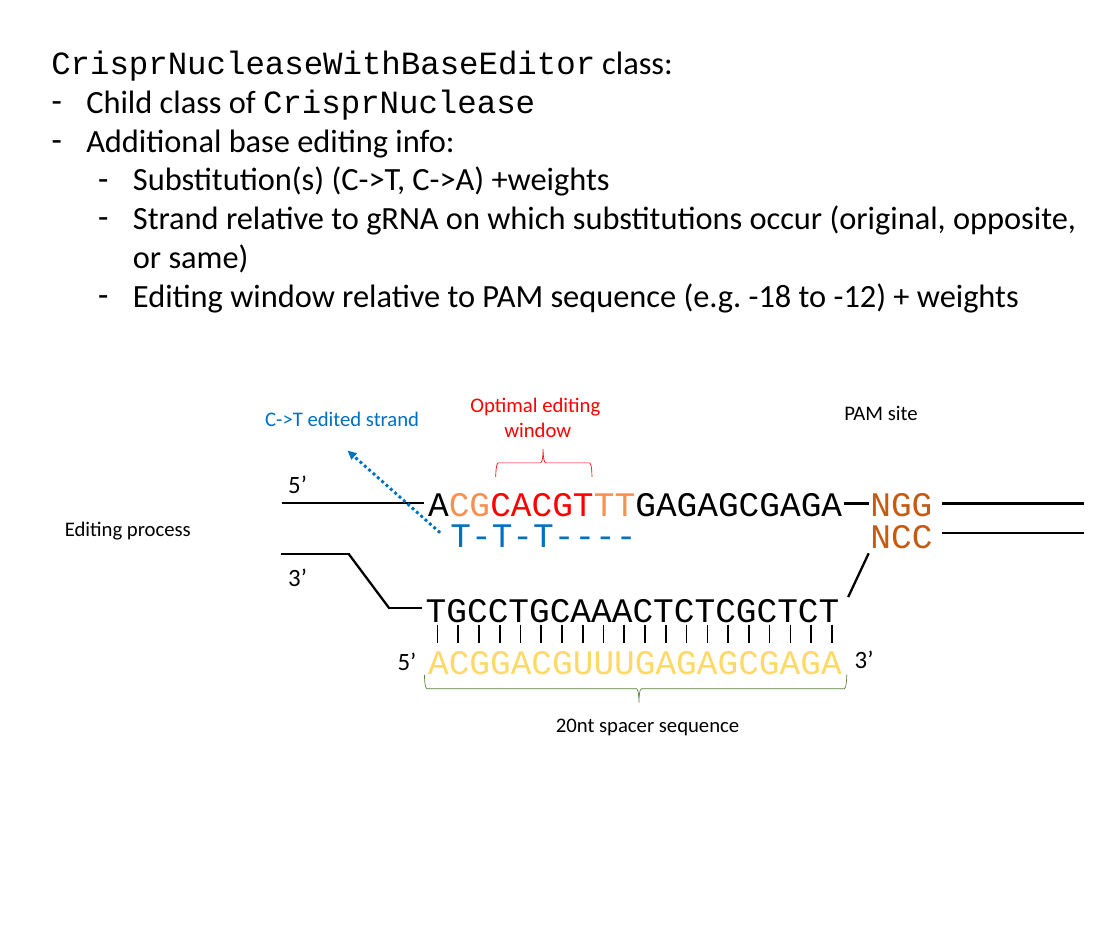
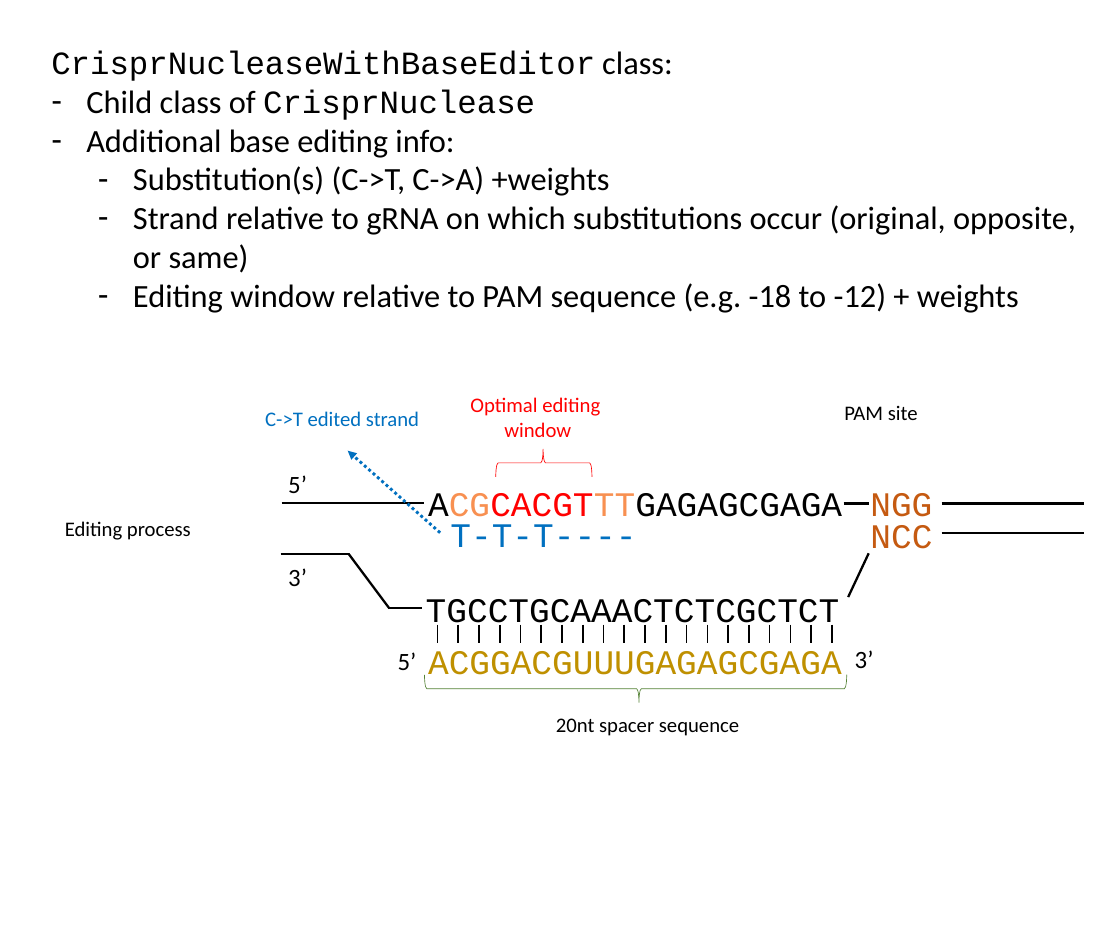
Before and after one commit to crisprVerse/crisprBase, a slide deck: slide 7 of inst/slides/classes.pptx. Drawn at 1120x933 pixels with LibreOffice and Linux fonts; fonts in the diff are those of the drawing. Boxes give left, top, right and bottom in pixels: in the first picture for what was removed or moved away, otherwise in the second. Text is boxed around its words. In the diff, an @@ line names an element or a change of style, - is before the commit and + after.

```diff
--- a/inst/slides/classes.pptx
+++ b/inst/slides/classes.pptx
@@ text "ACGGACGUUUGAGAGCGAGA" at bbox=[428, 651, 842, 675]: text colour #FFD966 to #BF9000 @@
```
Also in this commit, not shown: 24 other files.
